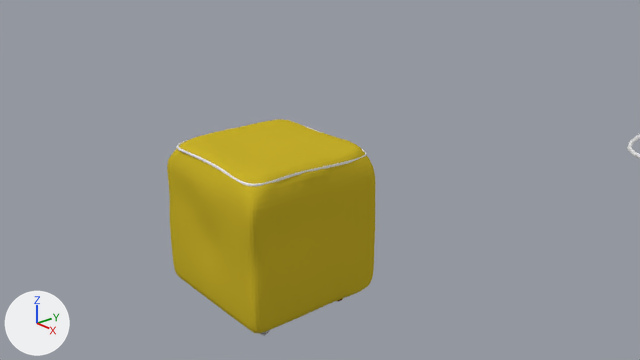
The Blender file File di blender/Andrea/puff cubico loops.blend: old version first, new version second.
Camera for both pictures: the file's camera 'Camera'. The lights are fixed; the arrows at lower left show +X, +Y and +Z.

Script lines for the objects in view, before the commit:
```python
mat_material_001 = diffuse_material('Material.001')
mat_material_001.base_color = (0.581, 0.442, 0.0239)  # yellow #c9b12b
me_circle_000 = bpy.data.meshes.new('Circle.000')
me_circle_000.from_pydata(...)  # 60 vertices, 51 faces; spans x -0.0137..0.0137, y -0.0144..0.0144, z -0.0486..0.0
me_cube_001 = bpy.data.meshes.new('Cube.001')
me_cube_001.from_pydata(...)  # 3458 vertices, 3456 faces; spans x 0.02..2.04, y -0.01..2.04, z 0.0..2.02
me_cube_001.materials.append(mat_material_001)  # yellow #c9b12b
ob_circle_000 = bpy.data.objects.new('Circle.000', me_circle_000)
ob_circle_000.location = (0.974, 0.134, 1.773)
ob_circle_000.rotation_euler = (0.0, 1.571, 0.0)  # degrees (0, 90, 0)
ob_circle_000.scale = (1.01, 1.01, 1.01)
_m = ob_circle_000.modifiers.new('Array', 'ARRAY')
_m.count = 82
_m.curve = ob_nurbspath
_m.constant_offset_displace = (0.0, 0.0, 0.0)
_m.relative_offset_displace = (0.0, 0.0, 1.0)
_m = ob_circle_000.modifiers.new('Curve', 'CURVE')
_m.object = ob_nurbspath
ob_cube = bpy.data.objects.new('Cube', me_cube_001)
ob_cube.location = (0.0, 0.0, 0.0)
ob_cube.scale = (0.839, 0.839, 0.883)
```
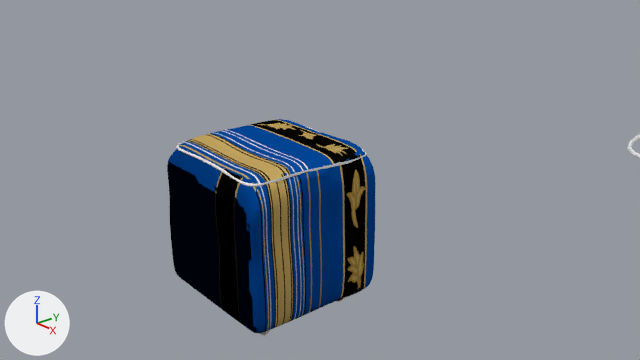
Boxes (x1, y1, x2, y2) around the edits, measured in the pictures (640 x 360 px):
'Cube', surface changed
    both: (167, 119, 375, 333)

The change, as a diff of the scene's bpy script:
```diff
--- a/File di blender/Andrea/puff cubico loops.blend.py
+++ b/File di blender/Andrea/puff cubico loops.blend.py
@@ img_puff_cubico_loops_buono_png_001 @@
+img_puff_cubico_loops_buono_png_001 = load_image('puff cubico loops buono.png.001', 'puff cubico loops buono.png', 1024, 1024, 'sRGB')
@@ img_tessuto_cuscini_nm_png @@
+img_tessuto_cuscini_nm_png = load_image('tessuto cuscini nm.png', '../Massimo/Superficie cuscini divanetti/tessuto cuscini nm.png', 2047, 804, 'Non-Color')
@@ mat_material_001 @@
 mat_material_001 = bpy.data.materials.new('Material.001')
-# nodes: BsdfDiffuse, OutputMaterial
-# colours: yellow #c9b12b
+# nodes: BsdfPrincipled, Mapping x2, OutputMaterial, TexCoord, TexImage x2
+# uses the picture img_puff_cubico_loops_buono_png_001
+# uses the picture img_tessuto_cuscini_nm_png
@@ me_cube_001 @@
 me_cube_001.from_pydata(...)  # 3458 vertices, 3456 faces; spans x 0.02..2.04, y -0.01..2.04, z 0.0..2.02
 # used by ob_cube; location = (0.0, 0.0, 0.0); scale = (0.839, 0.839, 0.883)
+# me_cube_001 part 1: texture (UV) coordinates changed
 me_cube_001.materials.append(mat_material_001)
```
